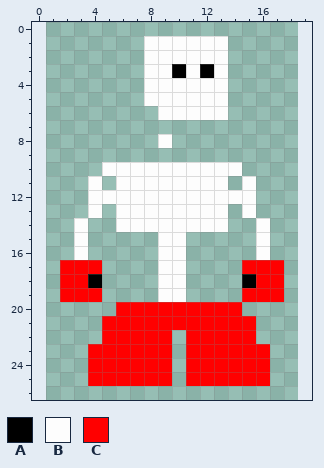
Pixel-art sprite, stored at images/bones-idle-003.png. The picture above is the old version.
The file is 18x27 pixels. Colours within 5 levels of each other are drawn and written as one. The old version is drawn lined up with the new one, on the new canvas.
Palette (. is transparent): A #000000  B #fdfdfd  C #ff0000
Pixels before, first column x 2:
 1 ......BBBBBB....
 2 ......BBBBBB....
 3 ......BBABAB....
 4 ......BBBBBB....
 5 ......BBBBBB....
 6 .......BBBBB....
 7 ................
 8 .......B........
 9 ................
10 ...BBBBBBBBBB...
11 ..B.BBBBBBBB.B..
12 ..BBBBBBBBBBBB..
13 ..B.BBBBBBBB.B..
14 .B..BBBBBBBB..B.
15 .B.....BB.....B.
16 .B.....BB.....B.
17 CCC....BB....CCC
18 CCA....BB....ACC
19 CCC....BB....CCC
20 ....CCCCCCCCC...
21 ...CCCCCCCCCCC..
22 ...CCCCC.CCCCC..
23 ..CCCCCC.CCCCCC.
24 ..CCCCCC.CCCCCC.
25 ..CCCCCC.CCCCCC.
After:
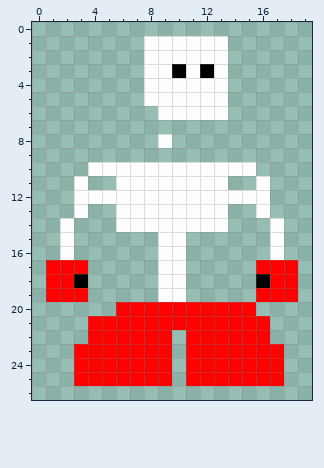
Difference:
canvas 18x27 -> 20x27, the old top-left corner now at 1,0
y 10: x 4 . -> B; x 15 . -> B
y 11: x 3..4 .B -> B.; x 15..16 B. -> .B
y 12: x 3 . -> B; x 16 . -> B
y 13: x 3..4 .B -> B.; x 15..16 B. -> .B
y 14..16: x 2..3 .B -> B.; x 16..17 B. -> .B
y 17: x 1 . -> C; x 4 C -> .; x 15 C -> .; x 18 . -> C
y 18: x 1 . -> C; x 3..4 CA -> A.; x 15..16 AC -> .A; x 18 . -> C
y 19: x 1 . -> C; x 4 C -> .; x 15 C -> .; x 18 . -> C
y 20: x 15 . -> C
y 21..22: x 4 . -> C; x 16 . -> C
y 23..25: x 3 . -> C; x 17 . -> C
